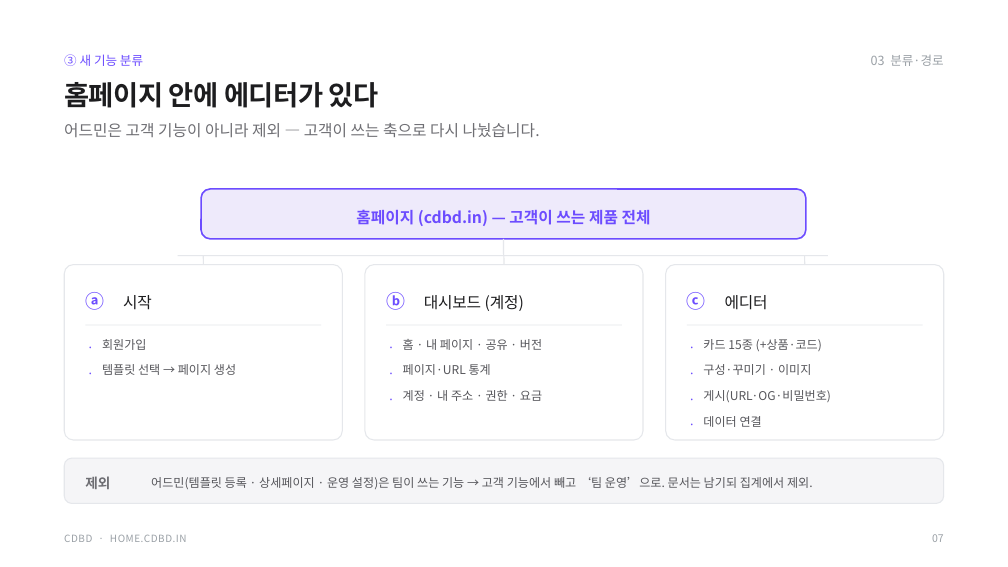
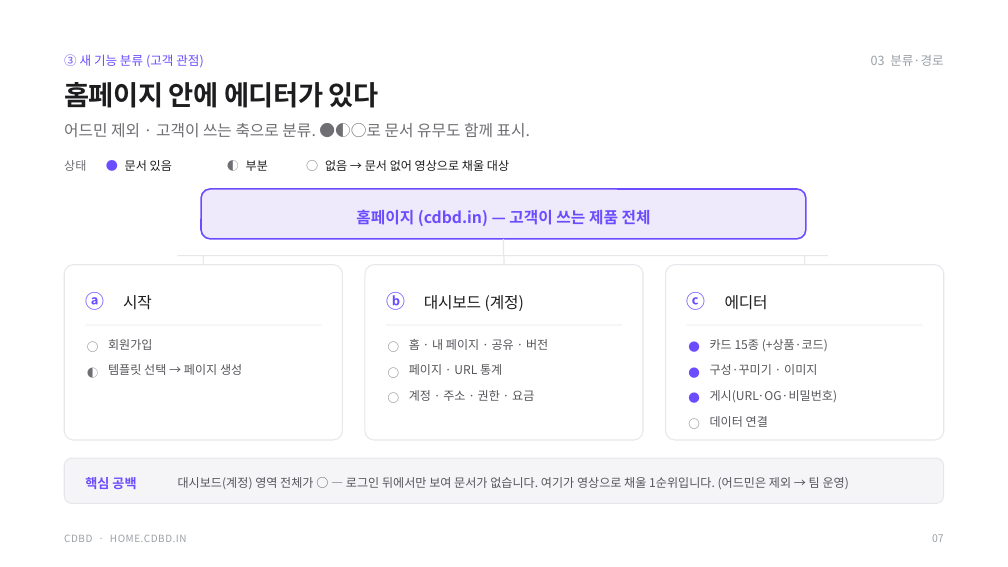
Before and after one commit to CdBd-in/design, a slide deck: slide 8 of CdBd 기능 문서 구조 설계.pptx. Drawn at 1008x567 pixels with LibreOffice and Linux fonts; fonts in the diff are those of the drawing. Boxes give left, top, right and bottom in pixels: in the first picture for what was removed or moved away, otherwise in the second. Text is boxed around its words. In the diff, an @@ line names an element or a change of style, - is before the commit and + after.

```diff
--- a/CdBd 기능 문서 구조 설계.pptx
+++ b/CdBd 기능 문서 구조 설계.pptx
@@ text at [64,54,203,68]: text changed @@
-③ 새 기능 분류
+③ 새 기능 분류 (고객 관점)
@@ text at [64,123,530,137]: text changed @@
-어드민은 고객 기능이 아니라 제외 — 고객이 쓰는 축으로 다시 나눴습니다.
+어드민 제외 · 고객이 쓰는 축으로 분류. ●◐○로 문서 유무도 함께 표시.
@@ text added at [64,160,86,171], 11.5 pt, text #6E6E73 @@
+상태
@@ text added at [106,153,125,174], 11.5 pt, text #6C4CFF @@
+●
@@ text added at [125,160,172,171], 11.5 pt, text #1D1D1F @@
+문서 있음
@@ text added at [227,153,246,174], 11.5 pt, text #6E6E73 @@
+◐
@@ text added at [246,160,268,171], 11.5 pt, text #1D1D1F @@
+부분
@@ text added at [306,153,325,174], 11.5 pt, text #6E6E73 @@
+○
@@ text added at [325,160,509,171], 11.5 pt, text #1D1D1F @@
+없음 → 문서 없어 영상으로 채울 대상
@@ text at [87,336,106,358]: text changed; size 12 to 11 pt; text colour #6C4CFF to #6E6E73 @@
-·
+○
@@ text "회원가입": place and size @@
-text "회원가입" at [102,339,146,350]
+text "회원가입" at [108,339,152,350]
@@ text at [388,336,407,358]: text changed; size 12 to 11 pt; text colour #6C4CFF to #6E6E73 @@
-·
+○
@@ text "홈 · 내 페이지 · ...": place and size @@
-text "홈 · 내 페이지 · ..." at [403,339,542,350]
+text "홈 · 내 페이지 · ..." at [409,339,548,350]
@@ text at [689,336,708,358]: text changed; size 12 to 11 pt @@
-·
+●
@@ text "카드 15종 (+상품·코드)": place and size @@
-text "카드 15종 (+상품·코드)" at [703,339,822,351]
+text "카드 15종 (+상품·코드)" at [710,339,828,351]
@@ text at [87,361,106,384]: text changed; size 12 to 11 pt; text colour #6C4CFF to #6E6E73 @@
-·
+◐
@@ text "템플릿 선택 → 페이지 생성": place and size @@
-text "템플릿 선택 → 페이지 생성" at [102,364,236,375]
+text "템플릿 선택 → 페이지 생성" at [108,364,242,375]
@@ text at [388,361,407,384]: text changed; size 12 to 11 pt; text colour #6C4CFF to #6E6E73 @@
-·
+○
@@ text at [388,387,407,410]: text changed; size 12 to 11 pt; text colour #6C4CFF to #6E6E73 @@
-·
+○
@@ text at [409,364,502,375]: spaces changed @@
-페이지·URL 통계
+페이지 · URL 통계
@@ text at [689,361,708,384]: text changed; size 12 to 11 pt @@
-·
+●
@@ text at [689,387,708,410]: text changed; size 12 to 11 pt @@
-·
+●
@@ text "구성·꾸미기 · 이미지": place and size @@
-text "구성·꾸미기 · 이미지" at [703,364,811,375]
+text "구성·꾸미기 · 이미지" at [710,364,817,375]
@@ text "게시(URL·OG·비밀번호)": place and size @@
-text "게시(URL·OG·비밀번호)" at [703,390,831,402]
+text "게시(URL·OG·비밀번호)" at [710,390,838,402]
@@ text at [409,390,534,401]: text changed @@
-계정 · 내 주소 · 권한 · 요금
+계정 · 주소 · 권한 · 요금
@@ text at [689,413,708,436]: text changed; size 12 to 11 pt; text colour #6C4CFF to #6E6E73 @@
-·
+○
@@ text "데이터 연결": place and size @@
-text "데이터 연결" at [703,416,762,427]
+text "데이터 연결" at [710,416,768,427]
@@ text removed at [85,476,110,489] @@
-제외
@@ text added at [85,477,136,489], 12.5 pt, text #6C4CFF, bold @@
+핵심 공백
@@ text at [178,477,849,489]: text changed @@
-어드민(템플릿 등록 · 상세페이지 · 운영 설정)은 팀이 쓰는 기능 → 고객 기능에서 빼고 ‘팀 운영’으로. 문서는 남기되 집계에서 제외.
+대시보드(계정) 영역 전체가 ○ — 로그인 뒤에서만 보여 문서가 없습니다. 여기가 영상으로 채울 1순위입니다. (어드민은 제외 → 팀 운영)
```
Also in this commit, not shown: 5 other slides changed, 2 slides added.
